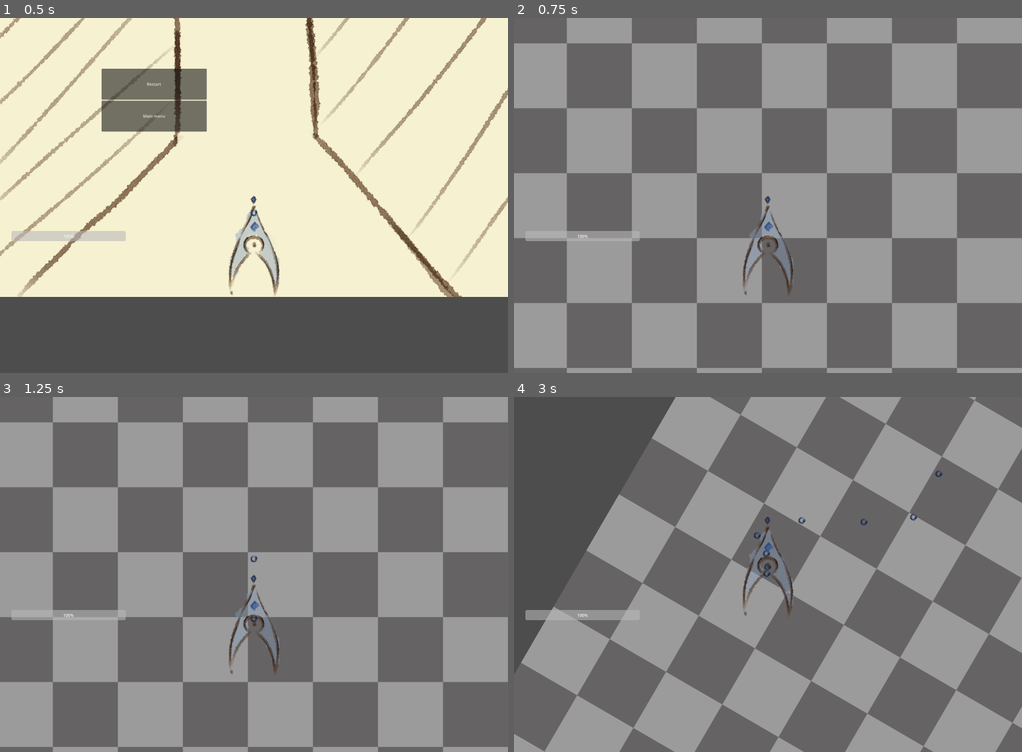
Above: before the commit, frames 1-4 (two rows, left to right).
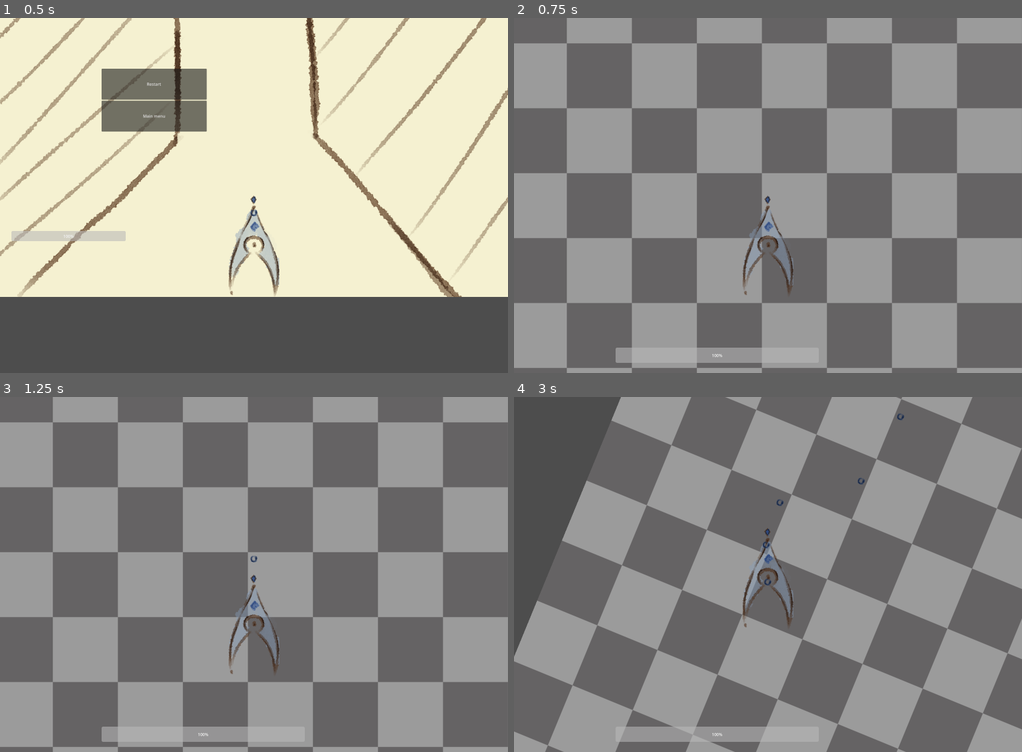
Above: after the commit, the same moments.

Repository: AustereTriceratops/BulletHellEngine
Game: Godot game, scene res://levels/level.tscn
The game is run twice, just before and just after one commit, with the same random seed, the same clock (stepped at 60 frames per second) and the same inputs. The engine's default icon, where the game draws it, is replaced by a stand-in: a white triangle on a blue panel in a dark square.
Inputs (mouse positions are in pixels of both pictures, inside the frame that each line leads up to):
- Up to frame 1 (0.5 s): no input
- Up to frame 2 (0.75 s): click "Restart" at 0.5 s
- Up to frame 3 (1.25 s): no input
- Up to frame 4 (3 s): tap Enter at 1.25 s; move the mouse to (793, 574) at 1.27 s; hold Q (look_left) 1.28-2.03 s; hold W (player_up) from 1.28 s (still down); move the mouse to (742, 574) at 2.02 s; tap E (look_right) at 2.1 s; move the mouse to (778, 567) at 2.77 s; hold Shift (shift) from 2.78 s (still down)

Frame 1 is identical in both runs. In frame 2, 1.0% of the frame differs, in the area x 2-49%, y 60-98%; in frame 3, 1.0%; in frame 4, 43%, in the area x 0-100%, y 0-100%.

Commit message:
added health pickups

Diff:
--- /dev/null
+++ b/Pickups/HealthPickup.tscn
@@ -0,0 +1,18 @@
+[gd_scene load_steps=3 format=3 uid="uid://y0p0wpnyhvf4"]
+
+[ext_resource type="Texture2D" uid="uid://cjxbpmw71wygp" path="res://assets/healthpack.png" id="1_cfify"]
+
+[sub_resource type="CircleShape2D" id="CircleShape2D_tuan8"]
+radius = 30.0
+
+[node name="HealthPickup" type="RigidBody2D" groups=["pickups"]]
+collision_layer = 32
+collision_mask = 0
+gravity_scale = 0.0
+
+[node name="Sprite2D" type="Sprite2D" parent="."]
+scale = Vector2(0.6, 0.6)
+texture = ExtResource("1_cfify")
+
+[node name="CollisionShape2D" type="CollisionShape2D" parent="."]
+shape = SubResource("CircleShape2D_tuan8")
--- a/enemies/follow_enemy.gd
+++ b/enemies/follow_enemy.gd
@@ -7,10 +7,10 @@
 @export var pointValue = 1
 @export var bullet_speed = 0
 @export var rangeDamage = 0
-@export var contactDamage = 10
+@export var contactDamage = 5
 @export var isAggressive = false
 @export var aggressionRange = 400
-@export var meleeInterval = 0.5
+@export var meleeInterval = 0.6
 
 @onready var hitFlash = $HitFlash
 @onready var mainNode = get_tree().get_root().get_node("Level")
--- a/enemies/tower.gd
+++ b/enemies/tower.gd
@@ -38,6 +38,8 @@
 
 	for i in range(n):
 		for j in range(numBullets):
+			# TODO: perhaps keep the bullet scenes packed into
+			# a lookup table accessible to the main node
 			var bullet = bulletScene.instantiate()
 			bulletsNode.add_child(bullet)
 
--- a/levels/BulletHeavenTest.tscn
+++ b/levels/BulletHeavenTest.tscn
@@ -1,10 +1,12 @@
-[gd_scene load_steps=6 format=3 uid="uid://d0q0vs6hdhjjt"]
+[gd_scene load_steps=8 format=3 uid="uid://d0q0vs6hdhjjt"]
 
 [ext_resource type="Script" path="res://levels/bullet_heaven_test.gd" id="1_uc84g"]
 [ext_resource type="Texture2D" uid="uid://cpxnp3sv1la1h" path="res://assets/testGrid.png" id="2_2clp6"]
 [ext_resource type="Script" path="res://ui/uiManager.gd" id="2_qy4hu"]
 [ext_resource type="PackedScene" uid="uid://dwjq7xbomxtuy" path="res://ui/PauseMenu.tscn" id="3_jt05o"]
 [ext_resource type="Script" path="res://utils/InputManager.gd" id="4_2uoy2"]
+[ext_resource type="Script" path="res://levels/pickups.gd" id="6_r4po8"]
+[ext_resource type="PackedScene" uid="uid://y0p0wpnyhvf4" path="res://Pickups/HealthPickup.tscn" id="7_us7ul"]
 
 [node name="Level" type="Node2D"]
 script = ExtResource("1_uc84g")
@@ -27,11 +29,11 @@
 
 [node name="Healthbar" type="ProgressBar" parent="UI/UIManager"]
 layout_mode = 0
-offset_left = 45.0
-offset_top = 840.0
-offset_right = 495.0
-offset_bottom = 880.0
-step = 10.0
+offset_left = 400.0
+offset_top = 1300.0
+offset_right = 1200.0
+offset_bottom = 1360.0
+step = 1.0
 value = 100.0
 
 [node name="PauseMenu" parent="UI/UIManager" instance=ExtResource("3_jt05o")]
@@ -51,3 +53,7 @@
 [node name="Background" type="Sprite2D" parent="."]
 z_index = -1
 texture = ExtResource("2_2clp6")
+
+[node name="Pickups" type="Node" parent="."]
+script = ExtResource("6_r4po8")
+healthPickupScene = ExtResource("7_us7ul")
--- a/levels/bullet_heaven_test.gd
+++ b/levels/bullet_heaven_test.gd
@@ -11,7 +11,7 @@
 var paused = false
 var t = 0
 var rng = RandomNumberGenerator.new()
-var spawn_interval = 5
+var spawn_interval = 4
 var xp = 0
 
 # ========================
@@ -31,6 +31,7 @@
 func quit():
 	get_tree().change_scene_to_file('res://ui/StartMenu.tscn')
 
+
 func player_died():
 	get_tree().call_deferred('change_scene_to_file', 'res://ui/GameOverMenu.tscn')
 
@@ -41,6 +42,8 @@
 	particles.emitting=true
 
 	xp += enemyNode.pointValue
+
+	$Pickups.spawn_pickup(enemyNode.position)
 
 # ========================
 # ===== NODE METHODS =====
@@ -58,9 +61,9 @@
 	enemy.initialize(Vector2(200, 400), player)
 	$Enemies.add_child(enemy)
 
-	#var tower = towerScene.instantiate()
-	#tower.initialize(Vector2(-100, 300), player)
-	#$Enemies.add_child(tower)
+	var tower = towerScene.instantiate()
+	tower.initialize(Vector2(-100, 900), player)
+	$Enemies.add_child(tower)
 
 	UIManager.initialize(player)
 
@@ -73,9 +76,10 @@
 
 	if fmod(t, spawn_interval) - delta < 0:
 		var theta = 2*PI*rng.randf()
-		var displacement = 500 * Vector2(cos(theta), sin(theta))
+		var dist = rng.randf_range(300, 500)
+		var displacement = dist * Vector2(cos(theta), sin(theta))
 		var spawn_pos = $Player.position + displacement
 
-		#var enemy = enemyScene.instantiate()
-		#enemy.initialize(spawn_pos, $Player)
-		#$Enemies.add_child(enemy)
+		var enemy = enemyScene.instantiate()
+		enemy.initialize(spawn_pos, $Player)
+		$Enemies.add_child(enemy)
--- /dev/null
+++ b/levels/pickups.gd
@@ -0,0 +1,13 @@
+extends Node
+
+@export var healthPickupScene: PackedScene
+
+var rng = RandomNumberGenerator.new()
+
+func spawn_pickup(pos):
+	var r = rng.randf()
+
+	if r < 0.4:
+		var healthPickup = healthPickupScene.instantiate()
+		healthPickup.position = Vector2(pos.x, pos.y)
+		call_deferred("add_child", healthPickup)
--- a/player/Player.tscn
+++ b/player/Player.tscn
@@ -29,7 +29,7 @@
 autostart = true
 
 [node name="Hitbox" type="Area2D" parent="."]
-collision_mask = 10
+collision_mask = 42
 
 [node name="CollisionShape2D" type="CollisionShape2D" parent="Hitbox"]
 shape = SubResource("CircleShape2D_kambq")
--- a/player/player.gd
+++ b/player/player.gd
@@ -1,17 +1,18 @@
 extends CharacterBody2D
 
-signal damaged(health, damage)
+signal health_changed(health, amt)
 signal rotated(rotation)
 signal moved(pos: Vector2)
 
 @export var bulletScene: PackedScene
 @export var bullet_damage = 10
-@export var bullet_speed = 400
-@export var speed = 250
+@export var bullet_speed = 300
+@export var speed = 200
 @export var health = 100
-@export var rotationSpeed = 0.8
+@export var rotationSpeed = 0.6
 @export var invincible = false
 @export var hasLaser = false
+@export var bulletInterval = 0.5
 
 @onready var mainNode = get_tree().get_root().get_node('Level')
 @onready var bulletNode = get_tree().get_root().get_node("Level/PlayerBullets")
@@ -30,7 +31,7 @@
 
 func damage(amt):
 	health -= amt
-	damaged.emit(health, amt)
+	health_changed.emit(health, -amt)
 
 	if health <= 0:
 		mainNode.player_died()
@@ -57,6 +58,8 @@
 			$PlayerCamera.update_rotation(rotation)
 			rotated.emit(rotation)
 
+func set_health(newHealth):
+	pass
 
 # ========================
 # ===== NODE METHODS =====
@@ -66,6 +69,7 @@
 	motion_mode = MOTION_MODE_FLOATING
 
 	$PlayerCamera.update_rotation(rotation)
+	$BulletSpawnTimer.wait_time = bulletInterval
 
 	if hasLaser:
 		$LaserSprite.visible = true
@@ -157,6 +161,10 @@
 		body.queue_free()
 
 		if !invincible: damage(10)
+	elif body.is_in_group('pickups'):
+		health += 5
+		health_changed.emit(health, 5)
+		body.queue_free()
 
 func _on_bullet_spawn_timer_timeout():
 	spawn_bullet()
--- a/player/playerCamera.gd
+++ b/player/playerCamera.gd
@@ -14,9 +14,9 @@
 func update_rotation(rotation_):
 	offset = OFFSET_FROM_PLAYER.rotated(rotation_)
 
-func player_damaged(_health_, damage):
-	trauma = 0.08*damage
-
+func player_damaged(_health_, amt):
+	if amt < 0:
+		trauma = -0.08*amt
 
 func shake():
 	var amount = pow(trauma, 3)
@@ -32,7 +32,7 @@
 
 func _ready():
 	var playerNode = get_parent()
-	playerNode.damaged.connect(player_damaged)
+	playerNode.health_changed.connect(player_damaged)
 
 	position_smoothing_enabled = true
 	position_smoothing_speed = 3
--- a/project.godot
+++ b/project.godot
@@ -84,6 +84,7 @@
 2d_physics/layer_3="PlayerBullets"
 2d_physics/layer_4="Enemy"
 2d_physics/layer_5="Environment"
+2d_physics/layer_6="Pickup"
 
 [rendering]
 
--- a/ui/uiManager.gd
+++ b/ui/uiManager.gd
@@ -7,7 +7,7 @@
 # ========================
 
 func initialize(player: Node2D):
-	player.damaged.connect(player_damaged)
+	player.health_changed.connect(player_damaged)
 
 func player_damaged(health, _damage_):
 	$Healthbar.set_value(health)
